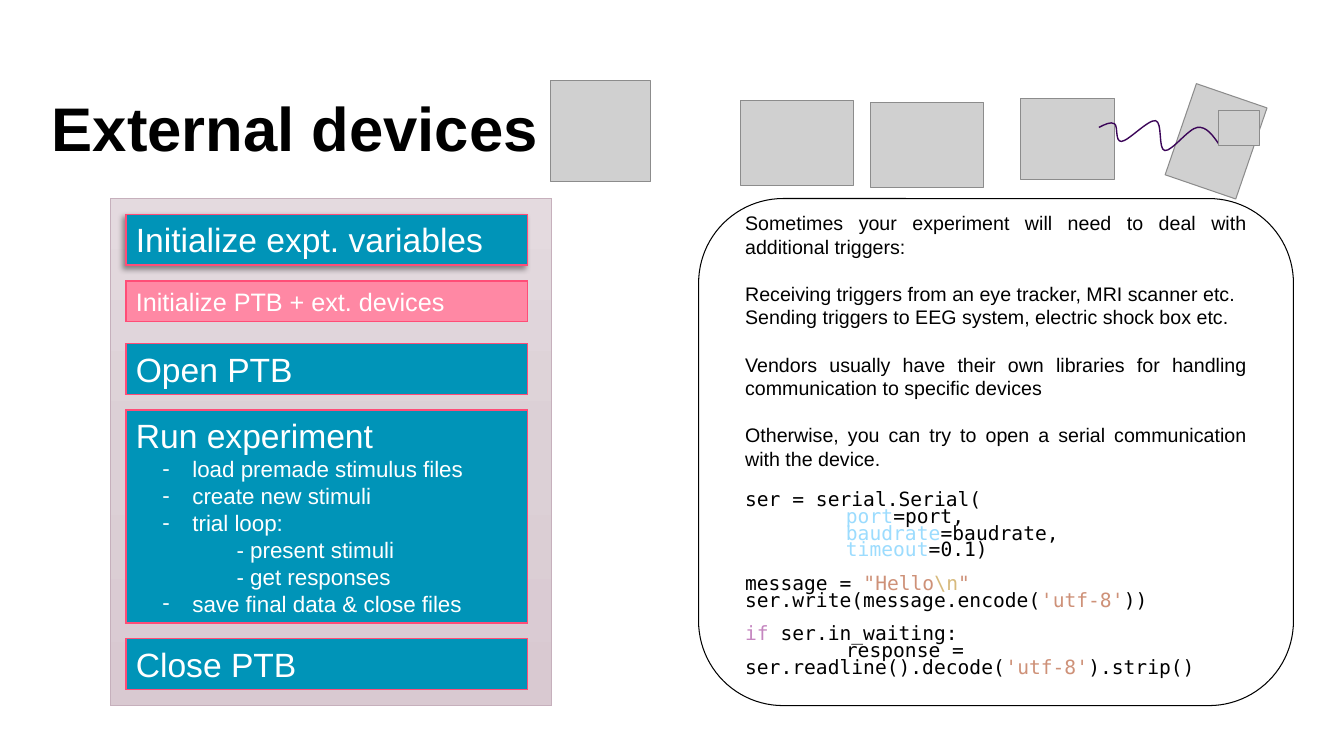
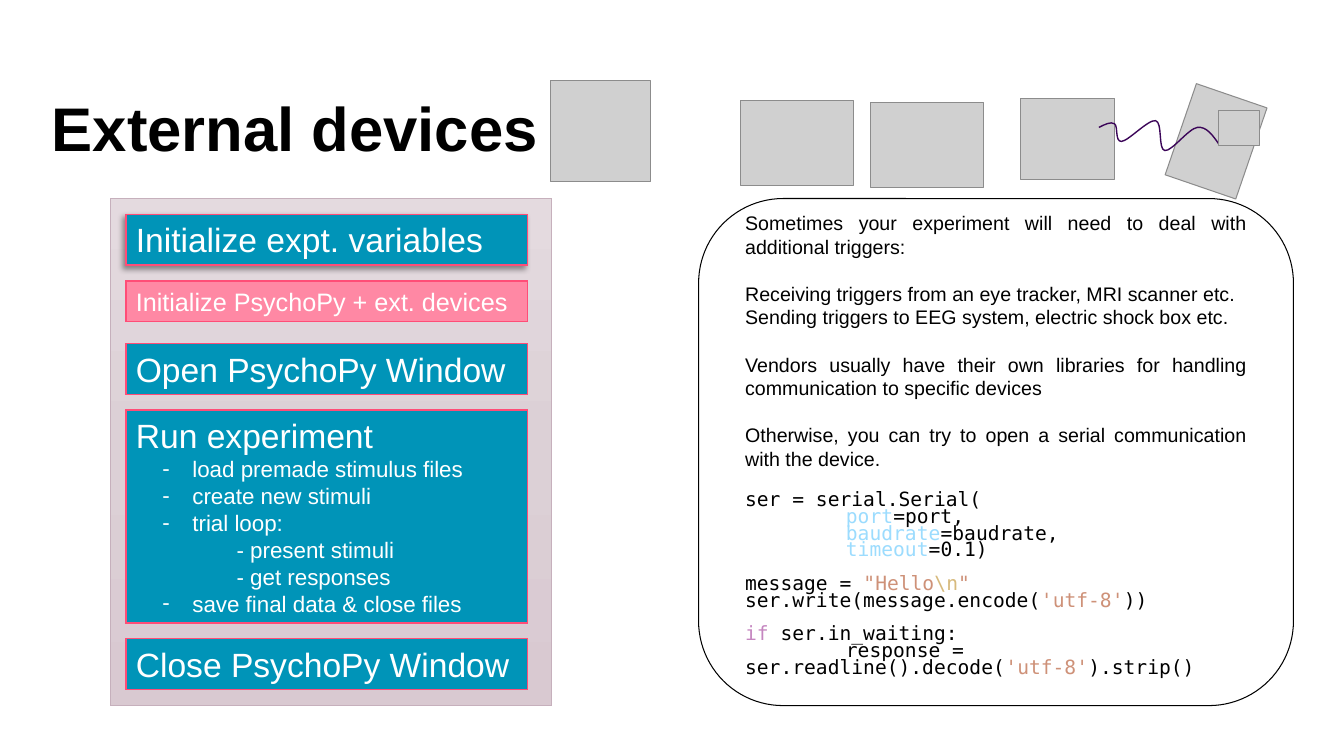
Before and after one commit to Lenakeiz/ICN_Programming_Course, a slide deck: slide 10 of week_10/PsychoPy_Lecture_2.pptx. Drawn at 1344x756 pixels with LibreOffice and Linux fonts; fonts in the diff are those of the drawing; grey boxes stand for pictures; background and template pictures are left out. Boxes give left, top, right and bottom in pixels: in the first picture for what was removed or moved away, otherwise in the second. Text is boxed around its words. In the diff, an @@ line names an element or a change of style, - is before the commit and + after.

Commit message:
Updated lecture slides

```diff
--- a/week_10/PsychoPy_Lecture_2.pptx
+++ b/week_10/PsychoPy_Lecture_2.pptx
@@ text in rectangle at [136,293,507,316]: text changed @@
-Initialize PTB + ext. devices
+Initialize PsychoPy + ext. devices
@@ text in rectangle at [136,357,505,389]: text changed @@
-Open PTB
+Open PsychoPy Window
@@ text in rectangle at [136,652,509,684]: text changed @@
-Close PTB
+Close PsychoPy Window
```
Also in this commit, not shown: 7 other slides changed.
